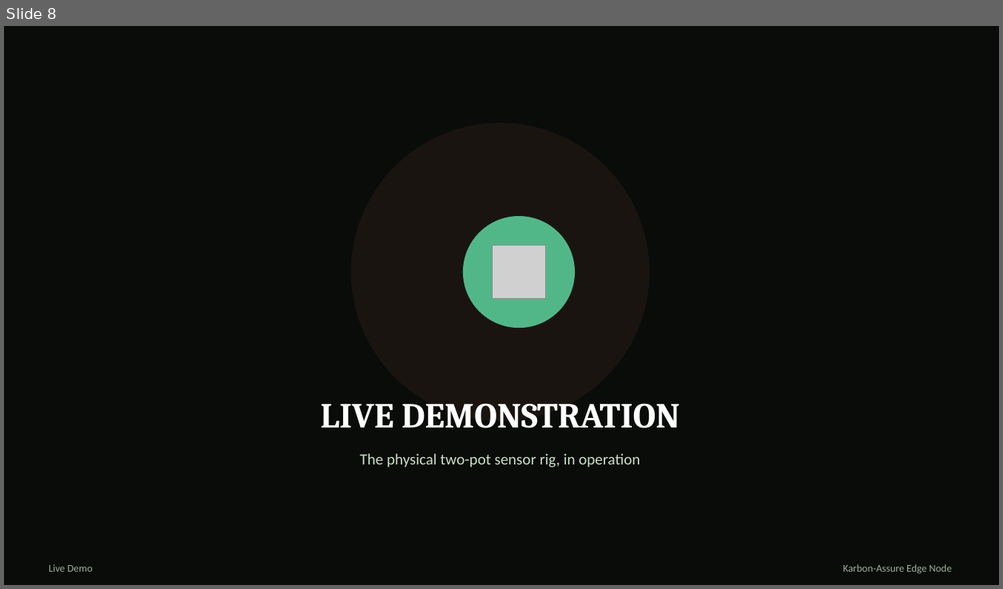
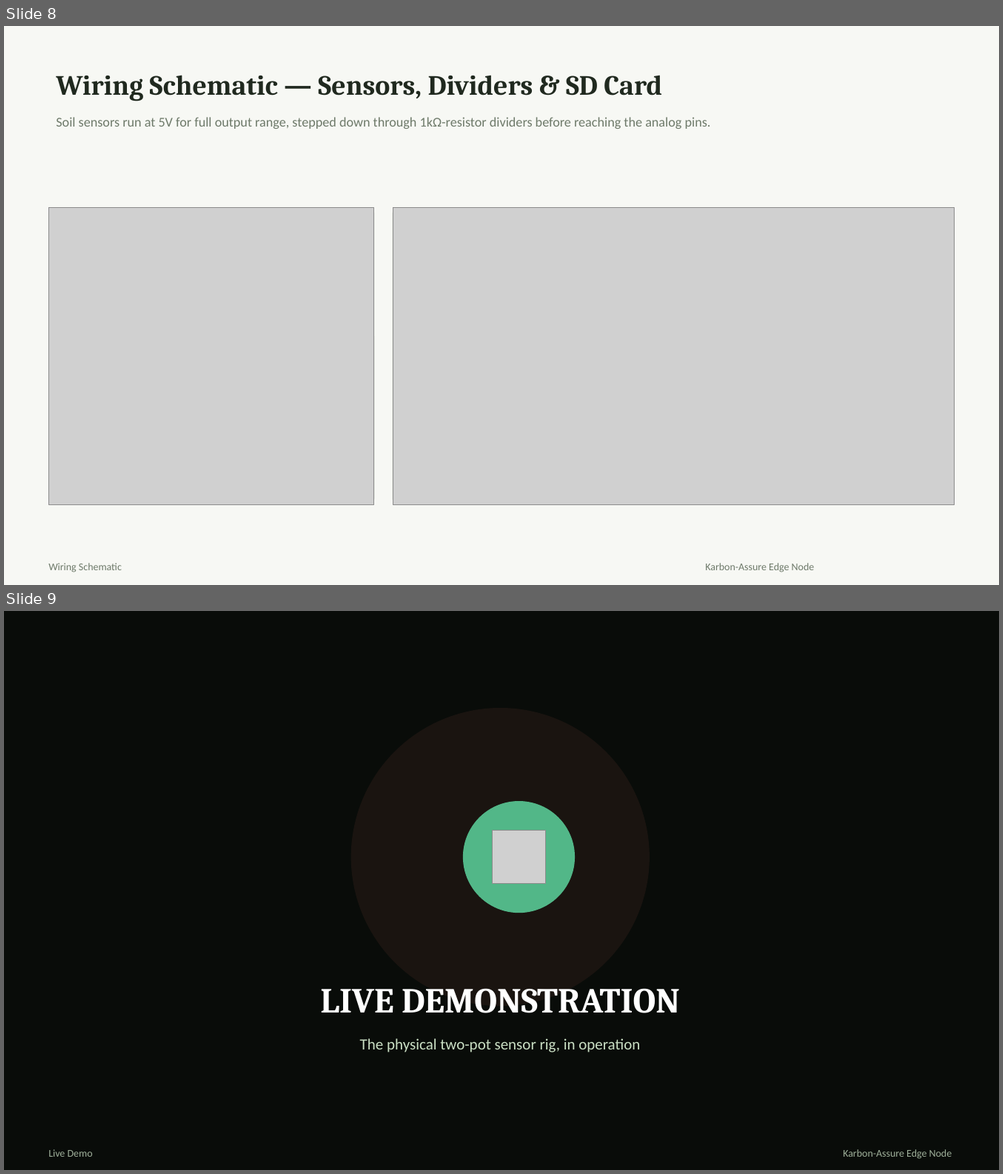
Before and after one commit to codeNick7/KA-Edge-AI-Node, a slide deck: demo/karbon_assure_edge_node_demo_1.pptx. Shown one above the other, each under a label of ours: slide 8 before the commit, slides 8 and 9 after it. The pictures are 1003x589 and 1003x1174 pixels, drawn with LibreOffice and Linux fonts; fonts in the diff are those of the drawing; grey boxes stand for pictures. Boxes give left, top, right and bottom in pixels: in the first picture for what was removed or moved away, otherwise in the second. Text is boxed around its words. In the diff, an @@ line names an element or a change of style, - is before the commit and + after.

```diff
--- a/demo/karbon_assure_edge_node_demo_1.pptx
+++ b/demo/karbon_assure_edge_node_demo_1.pptx
@@ slide 8 added at box(4, 26, 999, 585), background #F7F8F4 @@
@@ text added at box(56, 75, 662, 101), 27 pt, text #20291F, bold @@
+Wiring Schematic — Sensors, Dividers & SD Card
@@ text added at box(56, 117, 711, 129), 13 pt, text #6E7A6A @@
+Soil sensors run at 5V for full output range, stepped down through 1kΩ-resistor dividers before reaching the analog pins.
@@ rounded rectangle added at box(48, 208, 374, 505), fill #FFFFFF, outline #E1E5DC 1 pt @@
@@ picture added at box(48, 208, 374, 505) @@
@@ rounded rectangle added at box(392, 208, 954, 505), fill #FFFFFF, outline #E1E5DC 1 pt @@
@@ picture added at box(392, 208, 954, 505) @@
@@ text added at box(48, 563, 122, 573), 10 pt, text #6E7A6A @@
+Wiring Schematic
@@ text added at box(705, 563, 814, 573), 10 pt, text #6E7A6A @@
+Karbon-Assure Edge Node
@@ what was slide 8 is now slide 9 @@
```
Also in this commit, not shown: 1 slide changed.
